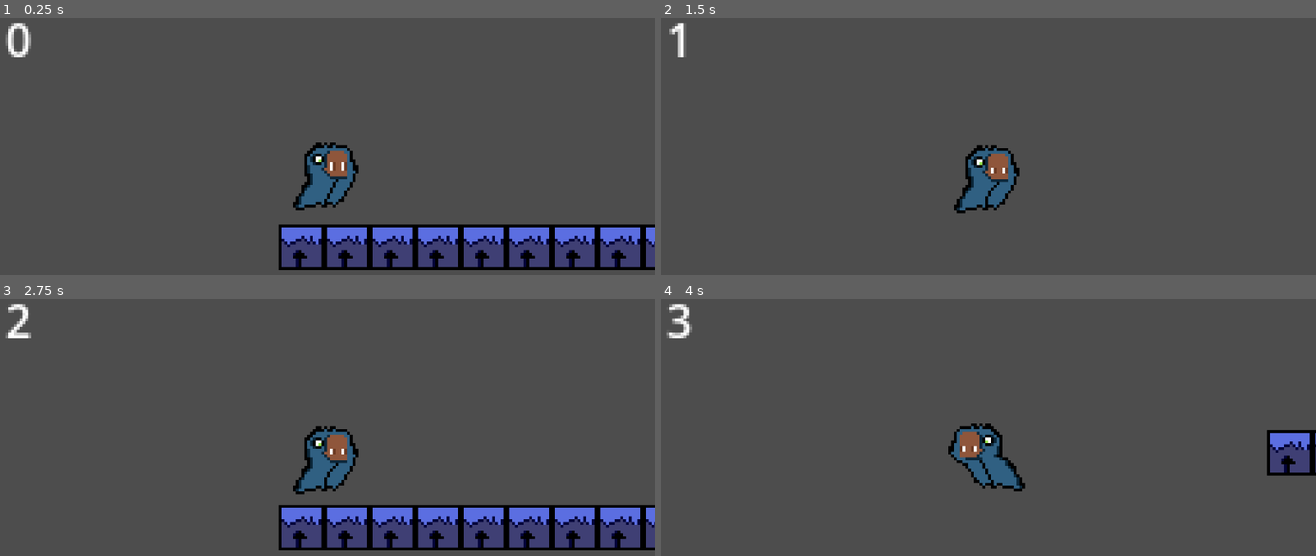
Above: before the commit, frames 1-4 (two rows, left to right).
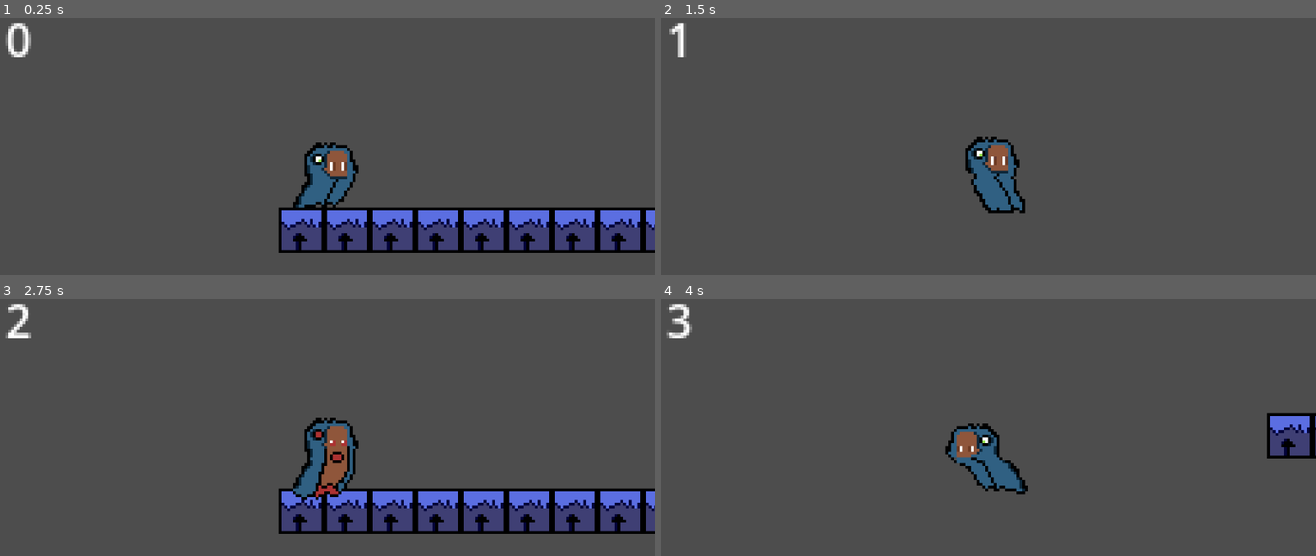
Above: after the commit, the same moments.

Repository: Nicanuel/triall
Game: Godot game, scene res://world.tscn
The game is run twice, just before and just after one commit, with the same random seed, the same clock (stepped at 60 frames per second) and the same inputs.
Inputs (mouse positions are in pixels of both pictures, inside the frame that each line leads up to):
- Up to frame 1 (0.25 s): no input
- Up to frame 2 (1.5 s): move the mouse to (1132, 156) at 0.52 s; click (1132, 156) at 0.6 s; tap Space (jump) at 0.77, 0.8, 1.07, 1.35 s; move the mouse to (857, 195) at 1.27 s
- Up to frame 3 (2.75 s): tap Space (jump) at 1.52, 1.82, 2.3 s; click (196, 476) at 1.55 s; move the mouse to (393, 376) at 2.02 s; click (393, 376) at 2.1 s
- Up to frame 4 (4 s): move the mouse to (955, 530) at 2.77 s; tap D (av) at 2.85 s; tap Space (jump) at 3.02, 3.32, 3.77, 3.8 s; click (955, 530) at 3.05 s; move the mouse to (1185, 512) at 3.52 s; hold Q (rec) from 3.53 s (still down)

The runs differ from the first frame. In frame 1, 12% of the frame differs, in the area x 42-100%, y 73-99%; in frame 2, 1.7%; in frame 3, 13%, in the area x 42-100%, y 46-98%; in frame 4, 2.5%.

Commit message:
Animations fixed
changed code a lil so the animation would work

Diff:
--- a/character_body_2d.gd
+++ b/character_body_2d.gd
@@ -1,24 +1,18 @@
 extends CharacterBody2D
-@onready var play_anim = $AnimatedSprite2D
+
 var speed = 300
 var force = 400
 var poids = 900
 var hp = 3
 var is_onground = true
 var jump = 0
+
+@onready var play_anim = $AnimatedSprite2D
 @onready var txt_jump = $jump
-
-
-
 
 # Called when the node enters the scene tree for the first time.
 func _ready() -> void:
 	txt_jump.text = str(jump)
-
-
-
-	pass # Replace with function body.
-
 
 # Called every frame. 'delta' is the elapsed time since the previous frame.
 func _physics_process(delta: float) -> void:
@@ -36,25 +30,21 @@
 			velocity.x = speed
 			play_anim.play("dash")
 			play_anim.flip_h = false
+
 		if Input.is_action_pressed("rec"):
 			velocity.x = -speed
 			play_anim.play("dash")
 			play_anim.flip_h = true
+
 		if  Input.is_action_just_pressed("jump") and is_on_floor():
 			velocity.y -= force
 			play_anim.play("jump")
 			jump += 1
-		elif Input.is_action_just_pressed("atk"):
+
+		if Input.is_action_just_pressed("atk"):
 			play_anim.play("atk")
 
-
-		if velocity.x == 0:
+		elif velocity.x == 0 and velocity.y == 0 and !(play_anim.animation == "atk"):
 			play_anim.play("idle")
 
-
-
 	move_and_slide()
-
-
-
-	pass
--- a/player.tscn
+++ b/player.tscn
@@ -3,7 +3,8 @@
 [ext_resource type="Script" uid="uid://dkugip140nwn1" path="res://character_body_2d.gd" id="1_onrkg"]
 [ext_resource type="Texture2D" uid="uid://cs7voo2v3ife2" path="res://Yugo-Sheet.png" id="2_i3pqv"]
 
-[sub_resource type="CircleShape2D" id="CircleShape2D_hqtel"]
+[sub_resource type="RectangleShape2D" id="RectangleShape2D_y3u60"]
+size = Vector2(12.019946, 13.051191)
 
 [sub_resource type="AtlasTexture" id="AtlasTexture_onrkg"]
 atlas = ExtResource("2_i3pqv")
@@ -92,10 +93,6 @@
 [sub_resource type="AtlasTexture" id="AtlasTexture_606se"]
 atlas = ExtResource("2_i3pqv")
 region = Rect2(0, 160, 32, 32)
-
-[sub_resource type="AtlasTexture" id="AtlasTexture_u1c27"]
-atlas = ExtResource("2_i3pqv")
-region = Rect2(96, 0, 32, 32)
 
 [sub_resource type="AtlasTexture" id="AtlasTexture_op7ga"]
 atlas = ExtResource("2_i3pqv")
@@ -165,7 +162,7 @@
 "duration": 1.0,
 "texture": SubResource("AtlasTexture_efrwb")
 }],
-"loop": true,
+"loop": 0,
 "name": &"atk",
 "speed": 5.0
 }, {
@@ -185,9 +182,9 @@
 "duration": 1.0,
 "texture": SubResource("AtlasTexture_b26j0")
 }],
-"loop": true,
+"loop": 1,
 "name": &"dash",
-"speed": 5.0
+"speed": 8.0
 }, {
 "frames": [{
 "duration": 1.0,
@@ -208,15 +205,12 @@
 "duration": 1.0,
 "texture": SubResource("AtlasTexture_606se")
 }],
-"loop": true,
+"loop": 1,
 "name": &"idle",
 "speed": 5.0
 }, {
 "frames": [{
 "duration": 1.0,
-"texture": SubResource("AtlasTexture_u1c27")
-}, {
-"duration": 1.0,
 "texture": SubResource("AtlasTexture_op7ga")
 }, {
 "duration": 1.0,
@@ -240,9 +234,9 @@
 "duration": 1.0,
 "texture": SubResource("AtlasTexture_dx0e4")
 }],
-"loop": true,
+"loop": 1,
 "name": &"jump",
-"speed": 5.0
+"speed": 11.0
 }]
 
 [node name="player" type="Node2D" unique_id=1359141000]
@@ -252,12 +246,11 @@
 
 [node name="CollisionShape2D" type="CollisionShape2D" parent="CharacterBody2D" unique_id=995052778]
 scale = Vector2(1.3311207, 1.6856699)
-shape = SubResource("CircleShape2D_hqtel")
+shape = SubResource("RectangleShape2D_y3u60")
 
 [node name="AnimatedSprite2D" type="AnimatedSprite2D" parent="CharacterBody2D" unique_id=527974502]
 sprite_frames = SubResource("SpriteFrames_jm5j8")
-animation = &"jump"
-frame_progress = 0.16573146
+animation = &"atk"
 
 [node name="Camera2D" type="Camera2D" parent="CharacterBody2D" unique_id=928187702]
 zoom = Vector2(5, 5)
--- a/project.godot
+++ b/project.godot
@@ -12,7 +12,7 @@
 
 config/name="Platform"
 run/main_scene="uid://ctygj6i68ir46"
-config/features=PackedStringArray("4.6", "GL Compatibility")
+config/features=PackedStringArray("4.7", "GL Compatibility")
 config/icon="res://icon.svg"
 
 [input]
--- a/world.tscn
+++ b/world.tscn
@@ -43,5 +43,5 @@
 tile_map_data = PackedByteArray("AAAAACYAAAACAAYAAAABACYAAAACAAYAAAACACYAAAACAAYAAAADACYAAAACAAYAAAAEACYAAAACAAYAAAAFAC …(3360 unchanged characters)…
 tile_set = SubResource("TileSet_tlwt5")
 
-[node name="player" parent="TileMapLayer" unique_id=1359141000 instance=ExtResource("2_fj7yv")]
+[node name="player" parent="." unique_id=1359141000 instance=ExtResource("2_fj7yv")]
 position = Vector2(17, 592)
